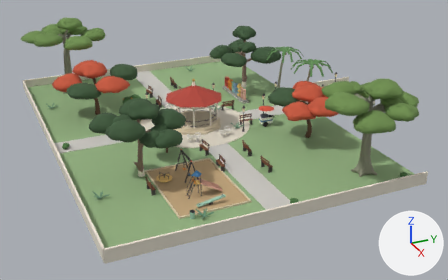
A saved change to the glTF model modelos/casona/crudo/barrio_parque.glb.
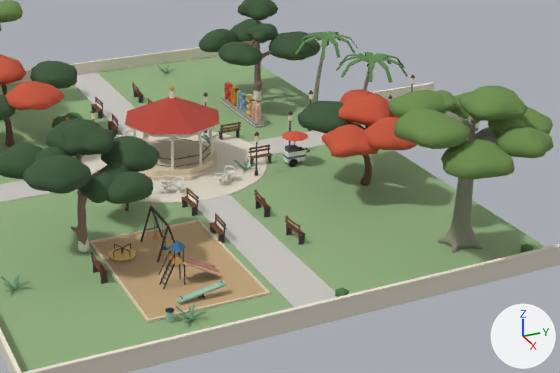
Each version appears first whole from a camera (50 mm lens) standing at (93.3, -102.8, 42.0) and looking at (5.7, -63.3, -1.9), and next in a close-up on the part from 21% to 94% of the width and 10% to 89% of the height. The lights are fixed; the arrows at lower right show +X, +Y and +Z. The older version's two pictures come first. Vertices at exactly the same position are counted once.

Before the edit, the objects in view are built like this:
```python
me_parque_andador = bpy.data.meshes.new('parque_andador')
me_parque_andador.from_pydata(...)  # 32 vertices, 40 faces; spans x -30.0..34.0, y -91.0..-44.6, z -0.4..0.1
me_parque_andador.materials.append(mat_banqueta)  # light grey #cecbc5
me_parque_fachadas = bpy.data.meshes.new('parque_fachadas')
me_parque_fachadas.from_pydata(...)  # 9070 vertices, 17420 faces; spans x -30.2..34.2, y -91.2..-32.6, z -0.7..12.9
me_parque_fachadas.materials.append(mat_fachada)
me_parque_pasta = bpy.data.meshes.new('parque_pasta')
me_parque_pasta.from_pydata(...)  # a 32-sided cylinder along z spanning x -8.0..11.0, y -76.5..-57.5, z -0.4..0.1
me_parque_pasta.materials.append(mat_pasta)  # pale yellow #e5ddcb
ob_parque_andador = bpy.data.objects.new('parque_andador', me_parque_andador)
ob_parque_andador.location = (0.0, 0.0, 0.0)
ob_parque_fachadas = bpy.data.objects.new('parque_fachadas', me_parque_fachadas)
ob_parque_fachadas.location = (0.0, 0.0, 0.0)
ob_parque_pasta = bpy.data.objects.new('parque_pasta', me_parque_pasta)
ob_parque_pasta.location = (0.0, 0.0, 0.0)
# also in view: 'parque_herreria' at (4.3, -59.1, 2.3); 'parque_laurel_copa' at (1.6, -65.7, 8.7); 'parque_palma_copa' at (2.7, -47.8, 9.5); 'parque_flamboyan_copa' at (1.3, -66.5, 6.7); 'parque_pasto' at (2.0, -61.8, -0.2)
```
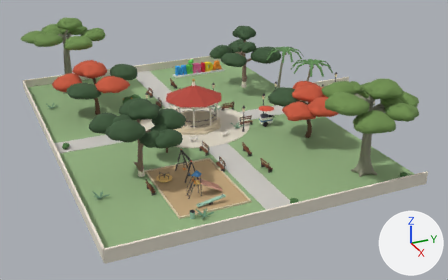
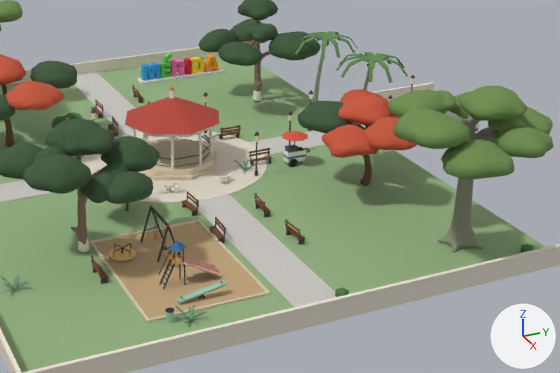
Boxes [x1, y1, x2, y2] around the edits, measured in the close-ups (560 x 373 px; the box of a moved part takes in the faces that stretch with it):
'parque_greca', added: after [141, 52, 220, 81]
part 1 of me_parque_fachadas, moved or reshaped: before [181, 197, 194, 208]; after [181, 201, 194, 211]
part 2 of me_parque_fachadas, moved or reshaped: before [183, 197, 196, 207]; after [183, 200, 196, 211]
part 3 of me_parque_fachadas, moved or reshaped: before [188, 189, 199, 199]; after [185, 200, 198, 210]
part 4 of me_parque_fachadas, moved or reshaped: before [209, 223, 221, 235]; after [209, 226, 221, 239]
part 5 of me_parque_fachadas, moved or reshaped: before [211, 222, 223, 235]; after [211, 226, 223, 239]
part 6 of me_parque_fachadas, moved or reshaped: before [213, 222, 225, 234]; after [213, 226, 225, 238]
part 7 of me_parque_fachadas, moved or reshaped: before [216, 214, 226, 226]; after [216, 221, 226, 234]
part 8 of me_parque_fachadas, moved or reshaped: before [254, 190, 265, 202]; after [256, 202, 267, 213]
part 9 of me_parque_fachadas, moved or reshaped: before [287, 225, 302, 236]; after [287, 228, 302, 240]
part 10 of me_parque_fachadas, moved or reshaped: before [285, 216, 300, 228]; after [285, 223, 300, 236]
part 11 of me_parque_fachadas, moved or reshaped: before [220, 129, 241, 133]; after [220, 133, 239, 137]
part 12 of me_parque_fachadas, moved or reshaped: before [220, 122, 241, 127]; after [220, 128, 241, 133]
part 13 of me_parque_fachadas, deleted: before [91, 65, 273, 275]
part 14 of me_parque_fachadas, reshaped: before [76, 89, 270, 209]; after [76, 67, 273, 279]

What changed in the scene script:
```text
Add mat_greca:
    mat_greca = bpy.data.materials.new('greca')
    mat_greca.use_nodes = True; mat_greca.node_tree.nodes.clear()
    _N = mat_greca.node_tree.nodes; _L = mat_greca.node_tree.links
    n0 = _N.new('ShaderNodeBsdfPrincipled'); n0.name = 'Principled BSDF'
    n0.inputs[2].default_value = 0.9  # 'Roughness'
    n1 = _N.new('ShaderNodeOutputMaterial'); n1.name = 'Material Output'
    n2 = _N.new('ShaderNodeVertexColor'); n2.name = 'Color Attribute'
    _L.new(n0.outputs[0], n1.inputs[0])  # 'BSDF' to 'Surface'
    _L.new(n2.outputs[0], n0.inputs[0])  # 'Color' to 'Base Color'
Change me_parque_fachadas:
    used by ob_parque_fachadas; location = (0.0, 0.0, 0.0)
    remove me_parque_fachadas.from_pydata(...)  # 9070 vertices, 17420 faces; spans x -30.2..34.2, y -91.2..-32.6, z -0.7..12.9
    add me_parque_fachadas.from_pydata(...)  # 7255 vertices, 14058 faces; spans x -30.2..34.2, y -91.2..-32.6, z -0.7..12.9
    me_parque_fachadas part 1: the loose piece of 8 vertices spanning x 11.3..13.7, y -70.2..-69.8, z 0.9..1.0 is moved by (0.0, 0.0, -0.4)
    me_parque_fachadas part 2: the loose piece of 8 vertices spanning x 11.3..13.7, y -70.0..-69.6, z 0.9..1.0 is moved by (0.0, 0.0, -0.4)
    me_parque_fachadas part 3: the loose piece of 8 vertices spanning x 11.3..13.7, y -69.6..-69.3, z 1.6..1.8 is moved by (0.0, -0.1, -1.2)
    me_parque_fachadas part 4: the loose piece of 8 vertices spanning x 17.3..19.7, y -70.0..-69.8, z 0.9..1.0 is moved by (0.0, 0.0, -0.4)
    me_parque_fachadas part 5: the loose piece of 8 vertices spanning x 17.3..19.7, y -69.8..-69.6, z 0.9..1.0 is moved by (0.0, 0.0, -0.4)
    me_parque_fachadas part 6: the loose piece of 8 vertices spanning x 17.3..19.7, y -69.6..-69.4, z 0.9..1.0 is moved by (0.0, 0.0, -0.4)
    me_parque_fachadas part 7: the loose piece of 8 vertices spanning x 17.3..19.7, y -69.4..-69.3, z 1.6..1.8 is moved by (0.0, 0.0, -0.7)
    me_parque_fachadas part 8: the loose piece of 8 vertices spanning x 14.3..16.7, y -64.2..-64.0, z 1.6..1.8 is moved by (0.0, 0.1, -1.2)
    me_parque_fachadas part 9: the loose piece of 8 vertices spanning x 20.3..22.7, y -63.9..-63.6, z 0.9..1.0 is moved by (0.0, 0.0, -0.4)
    me_parque_fachadas part 10: the loose piece of 8 vertices spanning x 20.3..22.7, y -64.0..-63.8, z 1.6..1.8 is moved by (0.0, 0.0, -0.7)
    me_parque_fachadas part 11: the loose piece of 8 vertices spanning x -2.2..-2.1, y -60.2..-57.8, z 0.9..1.0 is moved by (0.0, 0.0, -0.4)
    me_parque_fachadas part 12: the loose piece of 8 vertices spanning x -2.0, y -60.2..-57.8, z 1.6..1.8 is moved by (0.0, 0.0, -0.7)
    me_parque_fachadas part 13: 64 loose pieces with 562 vertices, spanning x -27.1..22.2, y -81.5..-53.9, z 0.0..3.0, are deleted
    me_parque_fachadas part 14: 131 vertices moved from x -5.6..20.3, y -83.3..-63.5, z 0.1..8.9 to x -5.6..20.3, y -83.3..-63.6, z 0.1..8.9; 2113 vertices removed from x -19.2..19.8, y -84.5..-57.8, z 0.1..9.4; 854 vertices added at x -24.8..22.2, y -85.3..-50.2, z 0.0..9.5
    other edits to the shape of me_parque_fachadas do not show in these pictures
Add me_parque_greca:
    me_parque_greca.from_pydata(...)  # 1394 vertices, 2772 faces; spans x -24.42..-23.58, y -60.99..-50.61, z 0.28..3.22
    me_parque_greca.materials.append(mat_greca)
Add ob_parque_greca:
    ob_parque_greca = bpy.data.objects.new('parque_greca', me_parque_greca)
    ob_parque_greca.location = (0.0, 0.0, 0.0)
```
